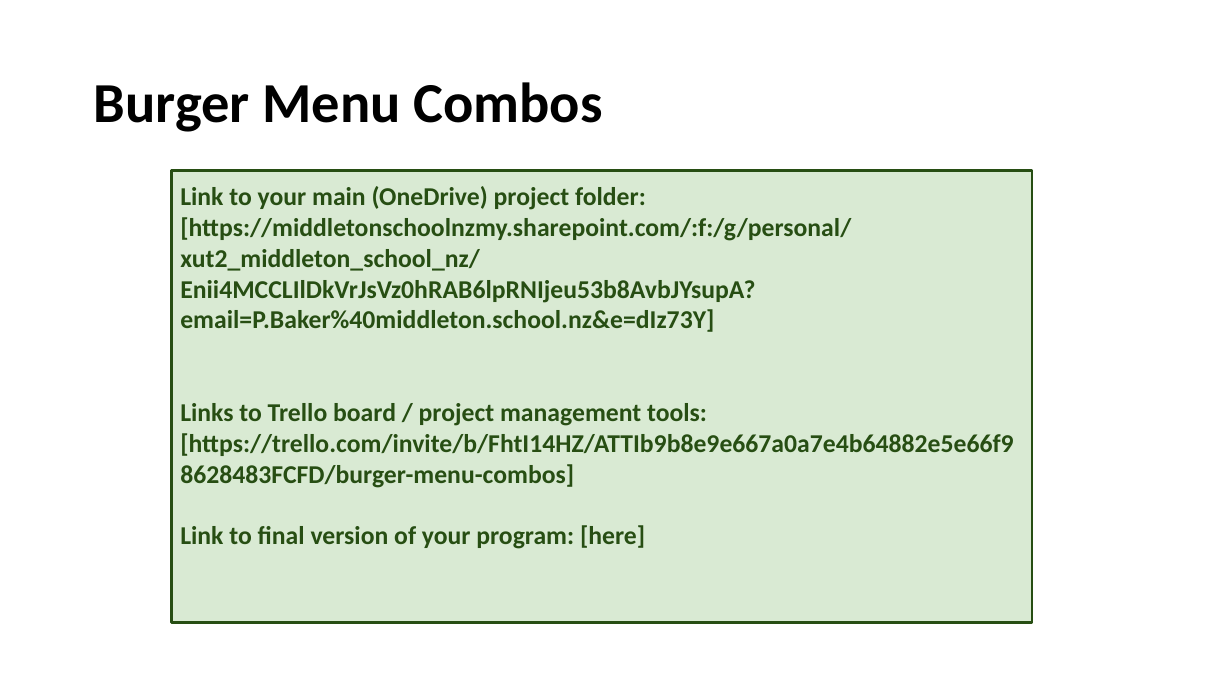
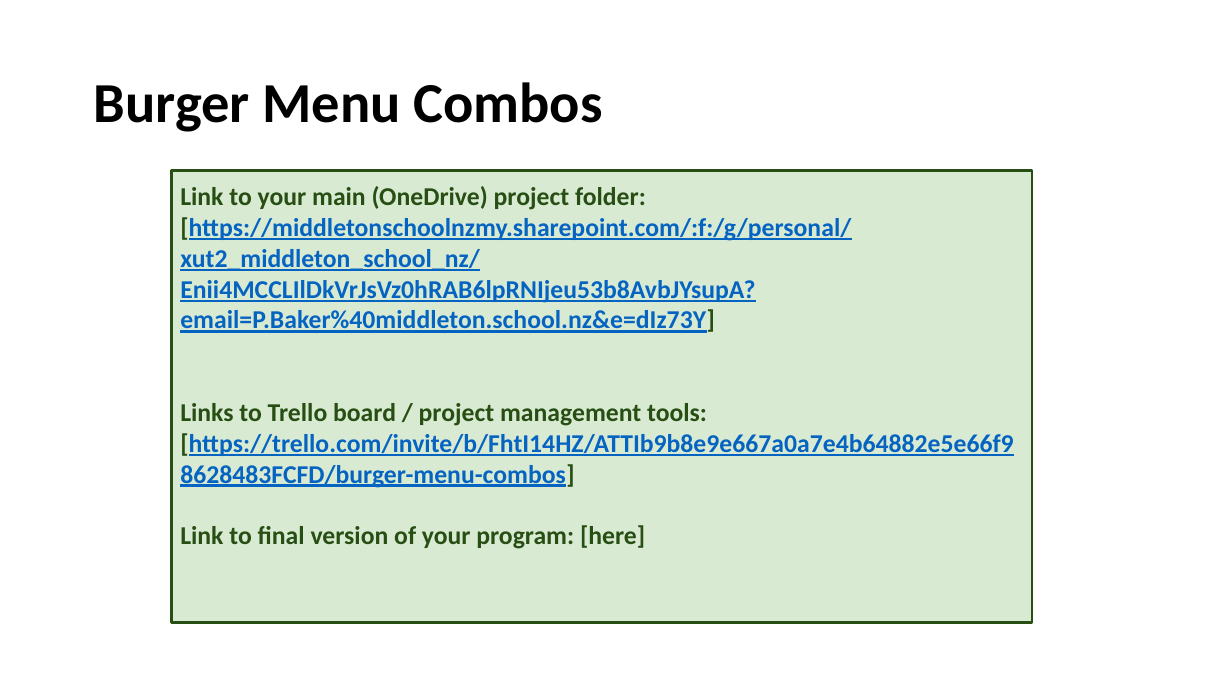
Before and after one commit to mgsthomasxu/pre-assessment, a slide deck: slide 2 of 2.7 and 2.8 Documentation Template .pptx. Drawn at 1232x693 pixels with LibreOffice and Linux fonts; fonts in the diff are those of the drawing. Boxes give left, top, right and bottom in pixels: in the first picture for what was removed or moved away, otherwise in the second. Text is boxed around its words. In the diff, an @@ line names an element or a change of style, - is before the commit and + after.

```diff
--- a/2.7 and 2.8 Documentation Template .pptx
+++ b/2.7 and 2.8 Documentation Template .pptx
@@ text in rectangle at [180,217,1013,488]: text colour #274E13 to #0563C1, underline on in "[https://middletonschoolnzmy.sharepoint.com/:f:/g/personal/x ...", "[https://trello.com/invite/b/FhtI14HZ/ATTIb9b8e9e667a0a7e4b6 ..." @@
```
Also in this commit, not shown: 1 other slide changed, 1 other file.
